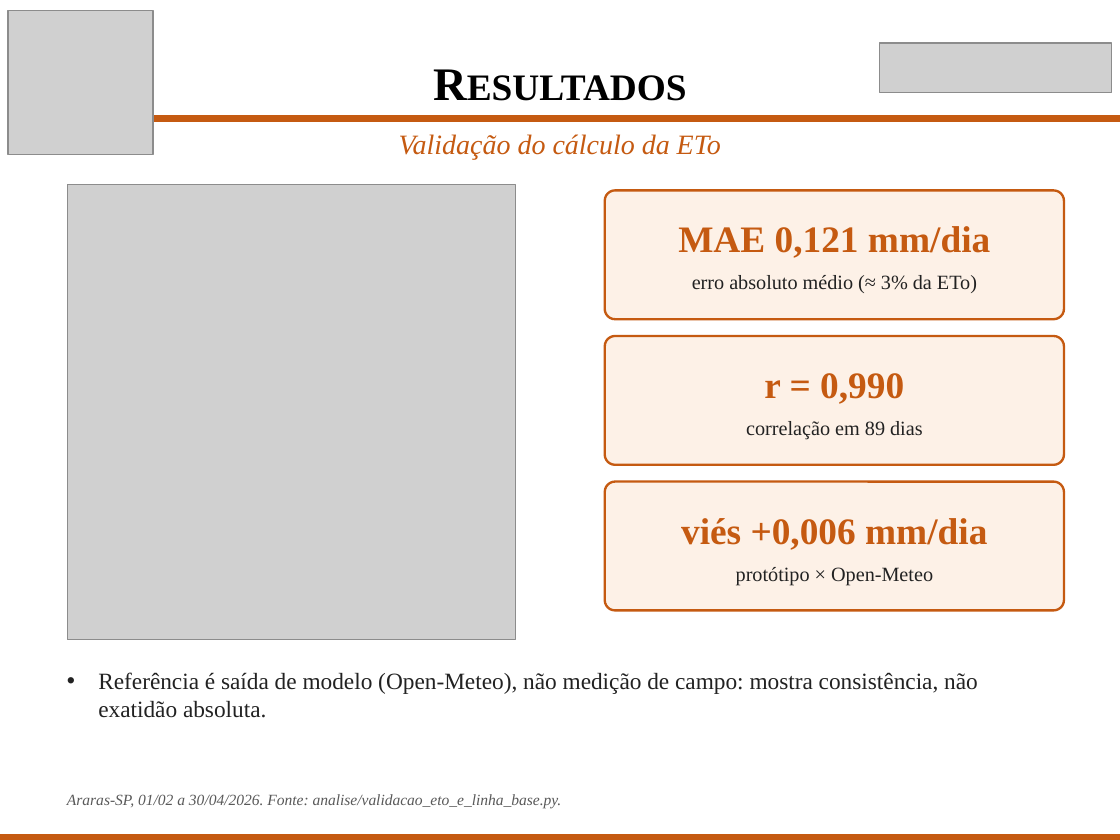
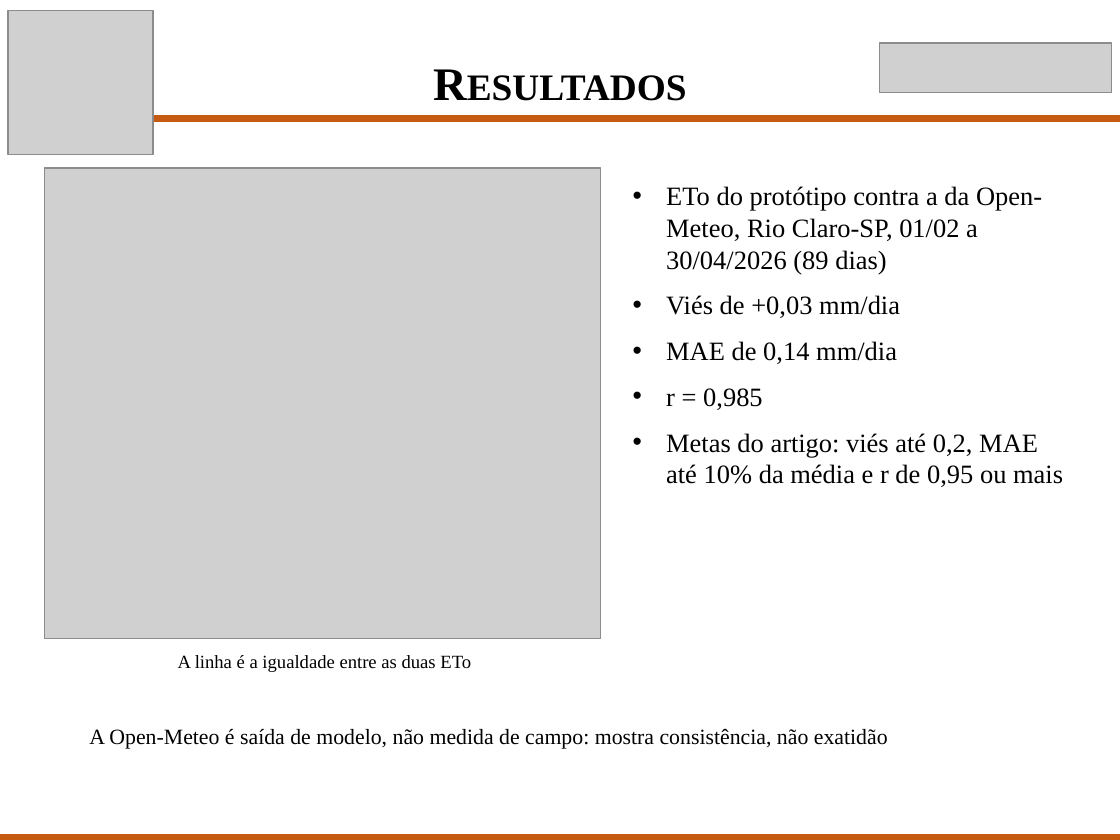
Before and after one commit to Scaglia05/irrigacao-inteligente, a slide deck: slide 8 of docs/p2/Apresentacao_TCC_P2.pptx (slide 9 before the commit). Drawn at 1120x840 pixels with LibreOffice and Linux fonts; fonts in the diff are those of the drawing; grey boxes stand for pictures. Boxes give left, top, right and bottom in pixels: in the first picture for what was removed or moved away, otherwise in the second. Text is boxed around its words. In the diff, an @@ line names an element or a change of style, - is before the commit and + after.

```diff
--- a/docs/p2/Apresentacao_TCC_P2.pptx
+++ b/docs/p2/Apresentacao_TCC_P2.pptx
@@ text removed at [399, 134, 721, 160] @@
-Validação do cálculo da ETo
@@ picture: place and size @@
-picture at [67, 185, 515, 640]
+picture at [45, 168, 600, 638]
@@ rounded rectangle removed at [605, 190, 1064, 319] @@
-MAE 0,121 mm/dia
-erro absoluto médio (≈ 3% da ETo)
@@ text added at [666, 186, 1063, 487], 17 pt, text #000000 @@
+• ETo do protótipo contra a da Open-Meteo, Rio Claro-SP, 01/02 a 30/04/2026 (89 dias)
+• Viés de +0,03 mm/dia
+• MAE de 0,14 mm/dia
+• r = 0,985
+• Metas do artigo: viés até 0,2, MAE até 10% da média e r de 0,95 ou mais
@@ rounded rectangle removed at [605, 336, 1064, 465] @@
-r = 0,990
-correlação em 89 dias
@@ rounded rectangle removed at [605, 482, 1064, 610] @@
-viés +0,006 mm/dia
-protótipo × Open-Meteo
@@ text added at [178, 655, 471, 672], 12 pt, text #000000 @@
+A linha é a igualdade entre as duas ETo
@@ text at [89, 729, 888, 749]: text changed; size 15 to 14 pt; text colour #222222 to #000000 @@
-• Referência é saída de modelo (Open-Meteo), não medição de campo: mostra consistência, não exatidão absoluta.
+A Open-Meteo é saída de modelo, não medida de campo: mostra consistência, não exatidão
@@ text removed at [67, 794, 562, 808] @@
-Araras-SP, 01/02 a 30/04/2026. Fonte: analise/validacao_eto_e_linha_base.py.
```
Also in this commit, not shown: 10 other slides changed, 2 slides added, 2 slides removed, 1 other file.
